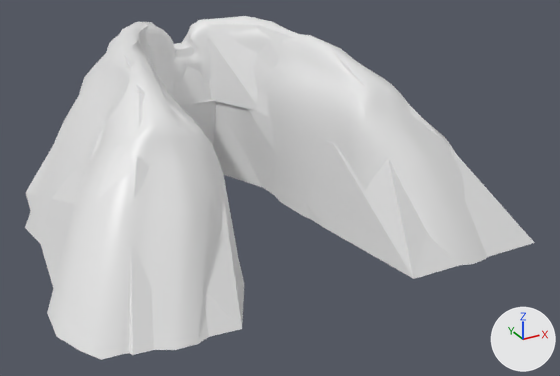
Renders of the FBX model addons/trenches/Assets/Structures/Military/Fortifications/Trenches/PersonalTrench/ACE_PersonalTrench_01_small.fbx from each side of a commit.
One viewpoint serves both versions: a 50 mm camera at (-3.61, -7.14, 3.01) aimed at (0.49, 0.31, -0.71). Every picture has the same lights, and +X, +Y and +Z are marked at lower right. Objects named as collision shapes, trigger or cutter boxes, shadow casters or lower levels of detail are left out.

The scene before the commit, as lines of its bpy script (objects in view):
```python
me_fire_geometry = bpy.data.meshes.new('Fire Geometry')
me_fire_geometry.from_pydata(...)  # 88 vertices, 182 faces; spans x -2.42..2.55, y -1.82..3.75, z -0.98..1.02
me_object_lod0 = bpy.data.meshes.new('Object_LOD0')
me_object_lod0.from_pydata(...)  # 733 vertices, 1400 faces; spans x -2.55..2.54, y -1.86..3.72, z -0.98..1.03
me_object_lod0.materials.append(mat_zemlia)  # white #e7e7e7
ob_object_lod0 = bpy.data.objects.new('Object_LOD0', me_object_lod0)
ob_object_lod0.location = (0.0, 0.0, 0.0)
ob_utm_firegeometry = bpy.data.objects.new('UTM_FireGeometry', me_fire_geometry)
ob_utm_firegeometry.location = (0.0, 0.0, 0.0)
```
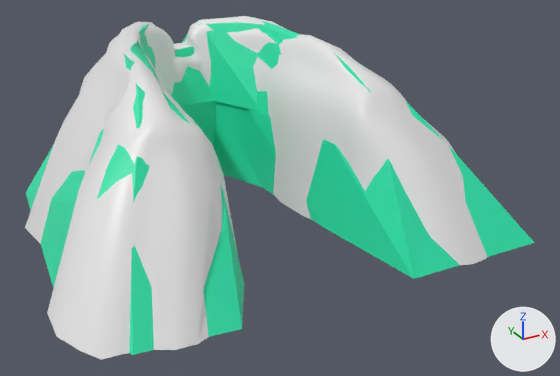
Location of each change, [x1, y1, x2, y2] in pixels of the pictures (560 x 376 px):
'UTM_FireGeometry', recoloured (grey to green)
    both: [26, 17, 534, 355]

What the commit changed:
Material 'dirt_C3691F2D8FE0234F' (mat_dirt_c3691f2d8fe0234f) is new.
Its base color is (0.0223, 0.79, 0.417) (green #29e6ad).
me_fire_geometry has 88 vertices, 182 faces and spans x -2.42..2.55, y -1.82..3.75, z -0.98..1.02.
me_fire_geometry now uses material mat_dirt_c3691f2d8fe0234f (green #29e6ad).
